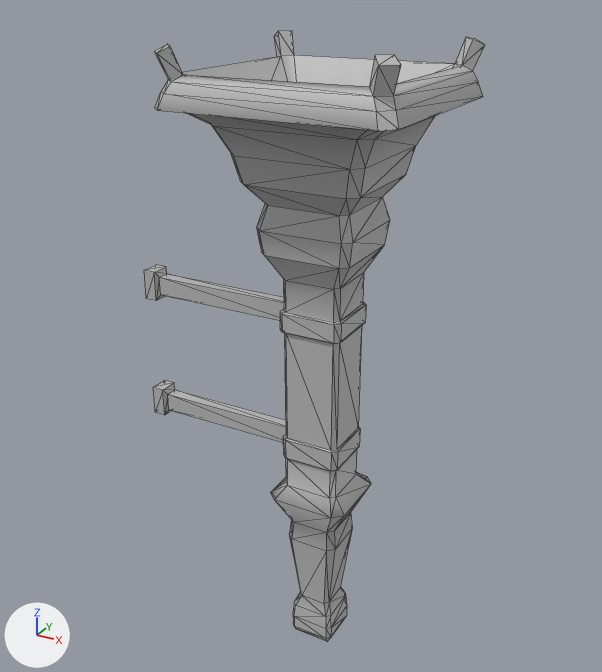
The FBX model Resource/FBX/Torch.fbx, before and after one commit.
Camera for both pictures: a 50 mm camera at (0.00469, -0.00918, 0.00204) aimed at (-0.00041, 0.00009, -0.0026). Every picture has the same lights, and +X, +Y and +Z are marked at lower left. Mesh edges are drawn as thin lines. Where no turn or scale is listed for an object, it has been applied to the vertices.

Objects in the first picture: 'Torch'.
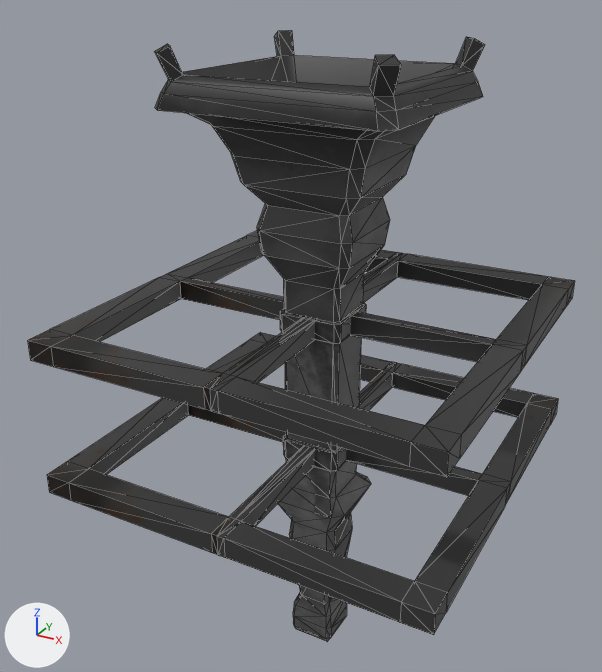
The change, as a list of edits to the scene's bpy script:
```text
Add img_torch_uv_done_png:
    img_torch_uv_done_png = load_image('Torch_UV_DONE.png', '../Texture/Torch_UV_DONE.png', 512, 512, 'sRGB')
Add mat_lambert19:
    mat_lambert19 = principled_material('lambert19')
    mat_lambert19.texture = img_torch_uv_done_png  # with its transparency
Change me_mesh:
    used by ob_torch; location = (0.0, 0.0, 0.0)
    remove me_mesh.from_pydata(...)  # 280 vertices, 548 faces; spans x -0.0029..0.00149, y -0.00151..0.00151, z -0.00748..0.00128
    add me_mesh.from_pydata(...)  # 432 vertices, 868 faces; spans x -0.00267..0.00267, y -0.00267..0.00267, z -0.00748..0.00128
    me_mesh part 1: a new loose piece of 92 vertices spanning x -0.00267..0.00267, y -0.00267..0.00267, z -0.00234..-0.00207, in mat_lambert19 (picture img_torch_uv_done_png)
    me_mesh part 2
    24 vertices are removed from x -0.0029..-0.00031, y -0.00014..0.00014, z -0.00435..-0.00199
    54 faces are deleted
    52 vertices are added at x -0.00267..0.00267, y -0.00267..0.00267, z -0.00427..-0.00399
    6 new vertices lie (0.00009, 0.0, 0.0) away from vertices in x 0.0, y -0.00267..-0.00031, z -0.00427..-0.00399
    6 new vertices lie (0.0, 0.00221, 0.0) away from vertices in x -0.00267..0.0023, y -0.0023..0.00009, z -0.00427..-0.00399
    6 new vertices lie (0.00037, 0.0, 0.0) away from vertices in x 0.0023, y -0.00267..-0.00009, z -0.00427..-0.00399
    8 new vertices lie (0.0, 0.00037, 0.0) away from vertices in x -0.00267..0.00267, y 0.0023, z -0.00427..-0.00399
    6 new vertices lie (-0.00009, 0.0, 0.0) away from vertices in x 0.0, y 0.00031..0.00267, z -0.00427..-0.00399
    186 new faces join them
    me_mesh part 3: 494 faces spanning x -0.00153..0.00149, y -0.00151..0.00151, z -0.00748..0.00128 switch from mat_lambert26 (grey #bcbcbc) to mat_lambert19 (picture img_torch_uv_done_png)
```

Where the change shows, as pixel boxes [x1, y1, x2, y2] in the pictures (602 x 672 px):
'Torch', reshaped (60% wider): before [144, 30, 485, 642]; after [28, 30, 575, 642]
part 1 of me_mesh, added (black): after [28, 231, 575, 477]
part 2 of me_mesh, built on: before [144, 265, 286, 443]; after [47, 332, 558, 635]
part 3 of me_mesh, recoloured: [154, 30, 485, 642] in both
